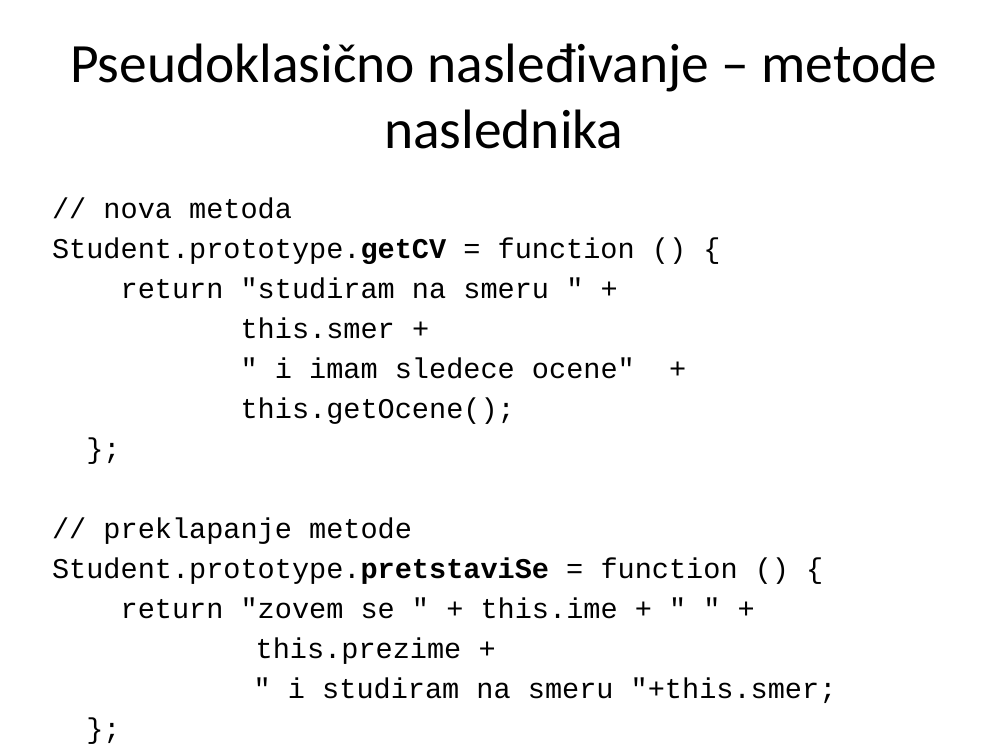
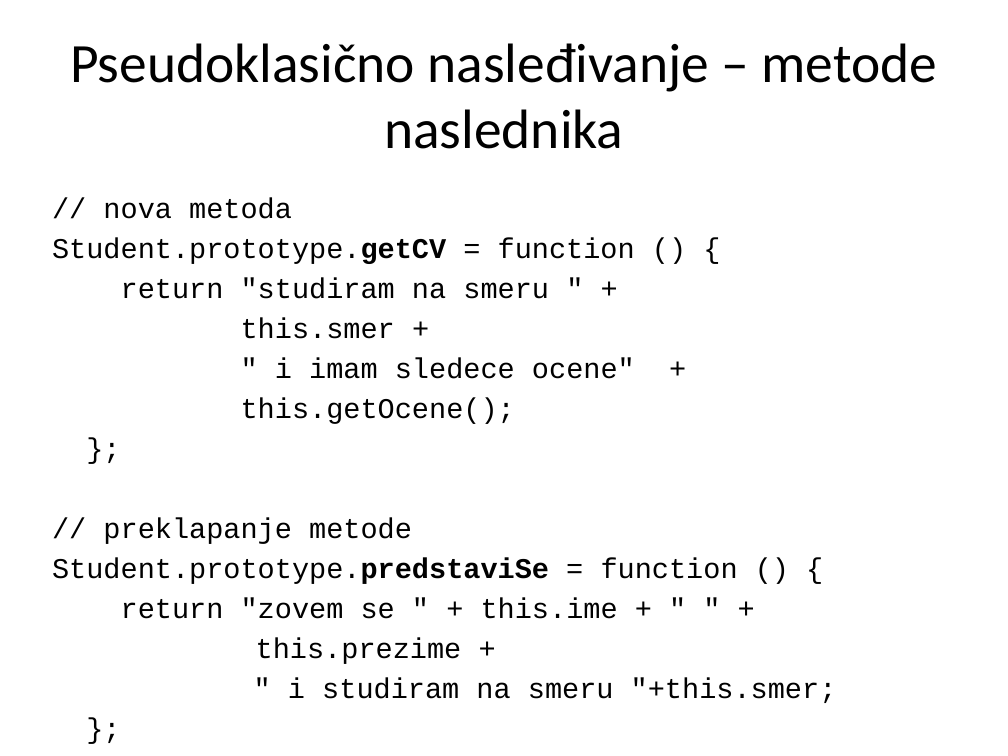
Before and after one commit to Cobrijani/2016, a slide deck: slide 11 of JavaScript/03_Nasledjivanje/JavaScript_03_Nasledjivanje.pptx. Drawn at 1008x756 pixels with LibreOffice and Linux fonts; fonts in the diff are those of the drawing. Boxes give left, top, right and bottom in pixels: in the first picture for what was removed or moved away, otherwise in the second. Text is boxed around its words. In the diff, an @@ line names an element or a change of style, - is before the commit and + after.

```diff
--- a/JavaScript/03_Nasledjivanje/JavaScript_03_Nasledjivanje.pptx
+++ b/JavaScript/03_Nasledjivanje/JavaScript_03_Nasledjivanje.pptx
@@ text at (52,558,738,584): text changed @@
-Student.prototype.pretstaviSe = function () {
+Student.prototype.predstaviSe = function () {
```
Also in this commit, not shown: 7 other slides changed, 4 other files.
